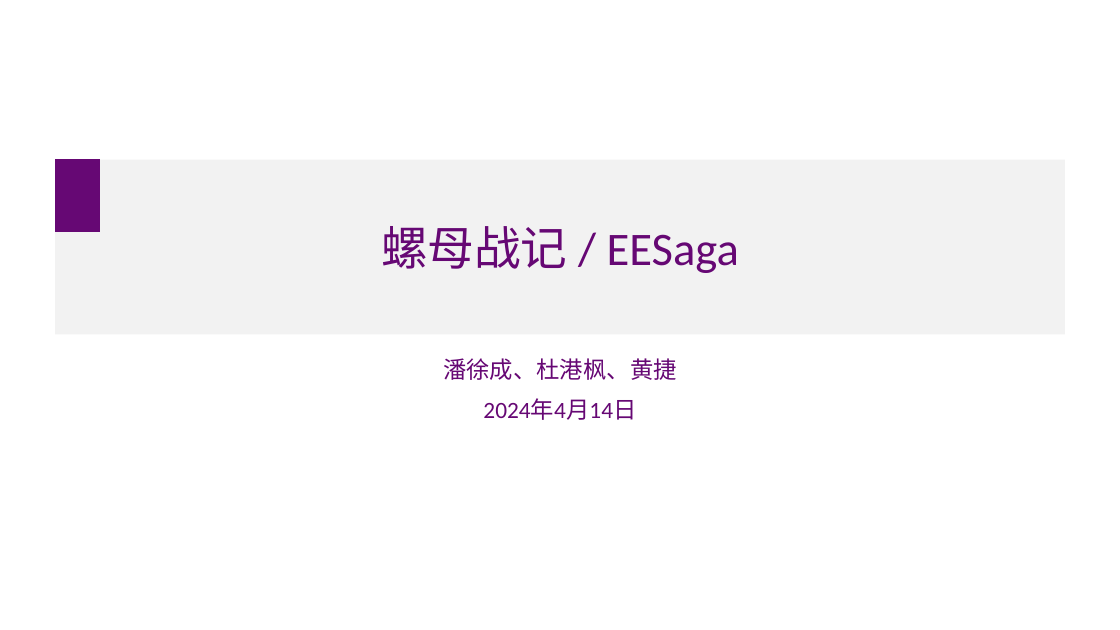
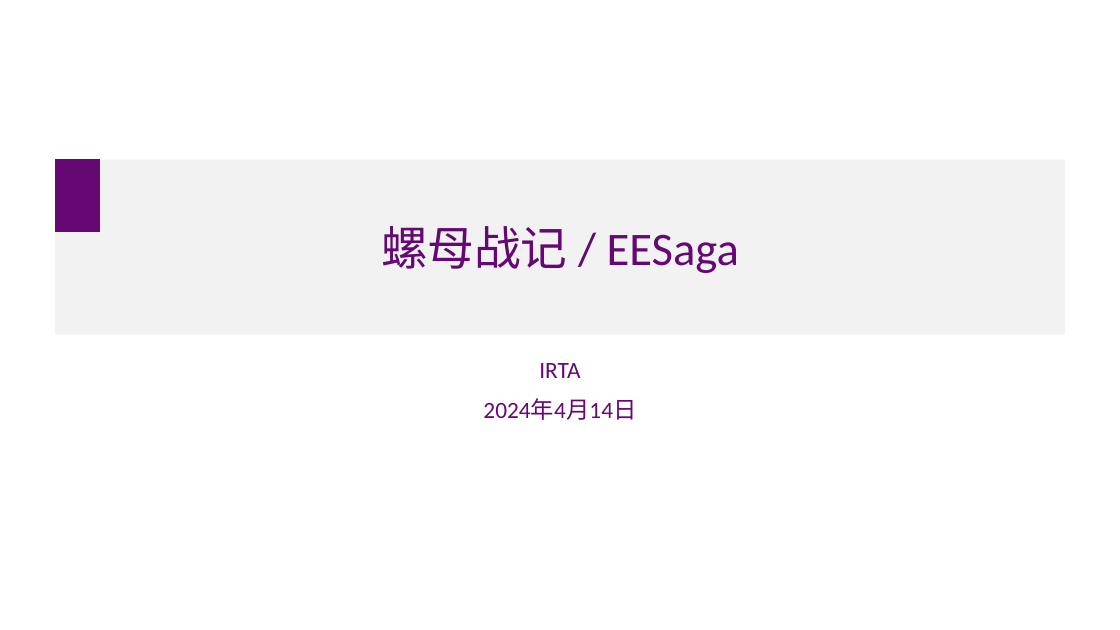
Before and after one commit to open531/EESaga, a slide deck: slide 1 of Docs/EESaga.pptx. Drawn at 1120x630 pixels with LibreOffice and Linux fonts; fonts in the diff are those of the drawing. Boxes give left, top, right and bottom in pixels: in the first picture for what was removed or moved away, otherwise in the second. Text is boxed around its words. In the diff, an @@ line names an element or a change of style, - is before the commit and + after.

```diff
--- a/Docs/EESaga.pptx
+++ b/Docs/EESaga.pptx
@@ subtitle at <box>539,363,580,378</box>: text changed @@
-潘徐成、杜港枫、黄捷
+IRTA
```
Also in this commit, not shown: 2 other slides changed.
